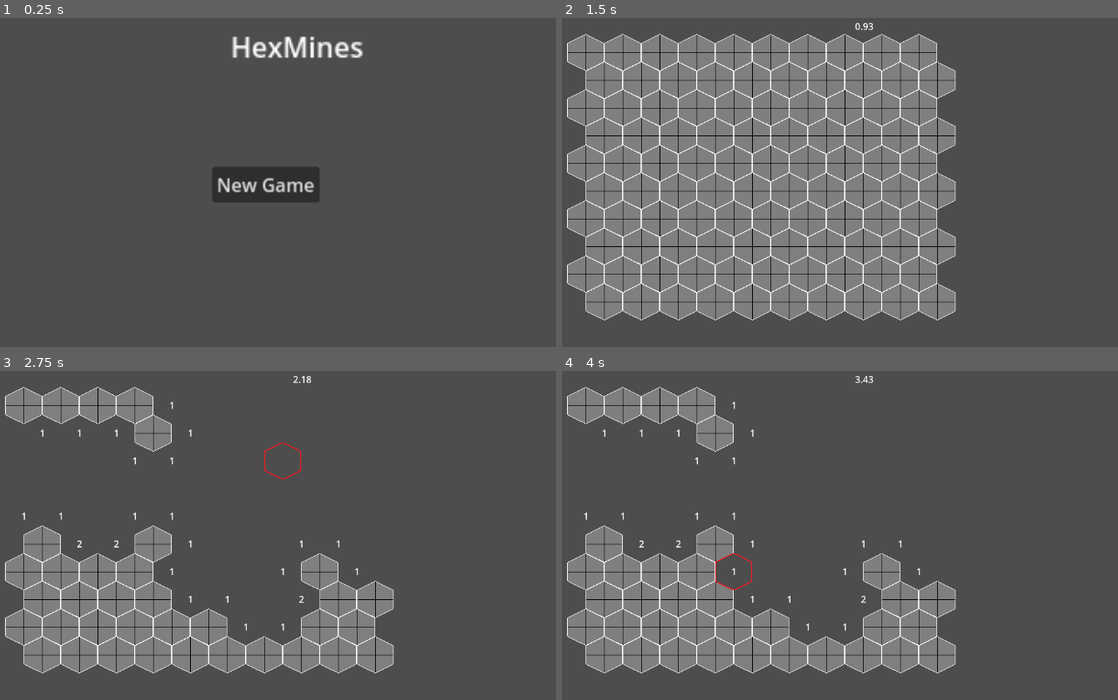
Above: before the commit, frames 1-4 (two rows, left to right).
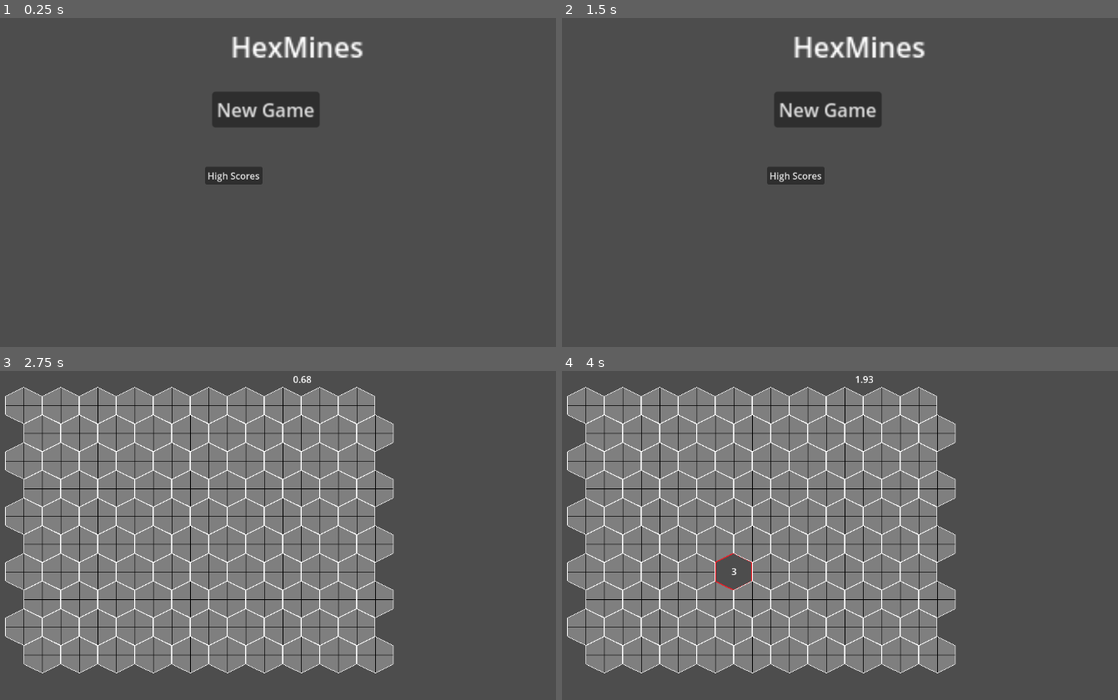
Above: after the commit, the same moments.

Repository: pmdwyer/hexmines
Game: Godot game, scene res://scene_manager.tscn
Same seed, same stepped clock (60 frames per second), same inputs: the game is played once before the commit and once after it.
Inputs (mouse positions are in pixels of both pictures, inside the frame that each line leads up to):
- Up to frame 1 (0.25 s): no input
- Up to frame 2 (1.5 s): click (795, 175) at 0.5 s, where only the run after the commit has a clickable "High Scores"; click (1101, 333) at 1.25 s, where only the run after the commit has a clickable "Back"
- Up to frame 3 (2.75 s): click (266, 463) at 2 s, where only the run after the commit has a clickable "New Game"
- Up to frame 4 (4 s): tap Enter at 2.75 s; move the mouse to (1029, 535) at 2.77 s; click (1029, 535) at 2.92 s; tap Space at 3.5 s; move the mouse to (751, 574) at 3.52 s; click (751, 574) at 3.67 s

The runs differ from the first frame. In frame 1, 3.5% of the frame differs, in the area x 36-58%, y 22-56%; in frame 2, 54%, in the area x 0-71%, y 1-92%; in frame 3, 35%; in frame 4, 35%.

Commit message:
Add high score button to main menu

Diff:
--- a/game.gd
+++ b/game.gd
@@ -22,7 +22,7 @@
 		if not _grid.hit_mine:
 			won = true
 		var scores = get_node("/root/Scores")
-		scores.all_scores.append([won, total_time])
+		scores.all_scores.append([won, total_time, Time.get_datetime_string_from_system()])
 		remove_child(_grid)
 		_grid.queue_free()
 		game_over.emit()
--- a/grid/grid.gd
+++ b/grid/grid.gd
@@ -26,7 +26,7 @@
 
 
 func _setup_mines():
-	_num_mines = (width * height) / 10
+	_num_mines = (width * height) / 5
 	for i in range(_num_mines):
 		var t = randi() % (width * height)
 		while _tiles[t].is_mine:
--- a/main_menu.gd
+++ b/main_menu.gd
@@ -2,6 +2,7 @@
 
 
 signal start_game
+signal score_screen
 
 
 func _ready():
@@ -11,12 +12,21 @@
 	lp.x -= (lsz.x * 2)
 	lp.y -= (lsz.y * 2)
 	$Label.set_position(lp)
+	var ngb = Vector2(viewport_rect.size.x * .5, viewport_rect.size.y * .3)
+	var ngbsz = %NewGameButton.size
+	ngb.x -= (ngbsz.x * 2)
+	ngb.y -= (ngbsz.y * 2)
+	%NewGameButton.set_position(ngb)
 	var bp = Vector2(viewport_rect.size.x * .5, viewport_rect.size.y * .5)
-	var bsz = $Button.size
+	var bsz = %HighScoreButton.size
 	bp.x -= (bsz.x * 2)
 	bp.y -= (bsz.y * 2)
-	$Button.set_position(bp)
+	%HighScoreButton.set_position(bp)
 
 
 func _on_button_pressed():
 	start_game.emit()
+
+
+func _on_high_score_button_pressed():
+	score_screen.emit()
--- a/main_menu.tscn
+++ b/main_menu.tscn
@@ -10,6 +10,7 @@
 grow_horizontal = 2
 grow_vertical = 2
 script = ExtResource("1_gpqc6")
+metadata/_edit_group_ = true
 
 [node name="Label" type="Label" parent="."]
 layout_mode = 1
@@ -26,7 +27,8 @@
 horizontal_alignment = 1
 vertical_alignment = 1
 
-[node name="Button" type="Button" parent="."]
+[node name="NewGameButton" type="Button" parent="."]
+unique_name_in_owner = true
 layout_mode = 1
 anchors_preset = 8
 anchor_left = 0.5
@@ -41,4 +43,12 @@
 scale = Vector2(2, 2)
 text = "New Game"
 
-[connection signal="pressed" from="Button" to="." method="_on_button_pressed"]
+[node name="HighScoreButton" type="Button" parent="."]
+unique_name_in_owner = true
+layout_mode = 0
+offset_right = 8.0
+offset_bottom = 8.0
+text = "High Scores"
+
+[connection signal="pressed" from="NewGameButton" to="." method="_on_button_pressed"]
+[connection signal="pressed" from="HighScoreButton" to="." method="_on_high_score_button_pressed"]
--- a/scene_manager.gd
+++ b/scene_manager.gd
@@ -25,6 +25,7 @@
 	_menu = main_menu_scene.instantiate()
 	get_viewport_transform()
 	_menu.connect("start_game", _start_game)
+	_menu.connect("score_screen", _score_screen)
 	add_child(_menu)
 
 
@@ -35,6 +36,9 @@
 
 
 func _score_screen():
+	if _menu != null:
+		remove_child(_menu)
+		_menu.queue_free()
 	_score = score_scene.instantiate()
 	_score.connect("score_over", _restart)
 	add_child(_score)
--- a/score_screen.gd
+++ b/score_screen.gd
@@ -6,12 +6,12 @@
 
 func _ready():
 	var scores = get_node("/root/Scores")
-	for s in scores.all_scores:
+	for i in range(len(scores.all_scores) - 1, -1, -1):
 		var t = ""
-		if s[0]:
-			t = "Won game in \t%.2f\n" % s[1]
+		if scores.all_scores[i][0]:
+			t = "%s:\tWon game in \t%.2f\n" % [scores.all_scores[i][2], scores.all_scores[i][1]]
 		else:
-			t = "Lost game in \t%.2f\n" % s[1]
+			t = "%s:\tLost game in \t%.2f\n" % [scores.all_scores[i][2], scores.all_scores[i][1]]
 		$RichTextLabel.add_text(t)
 
 
